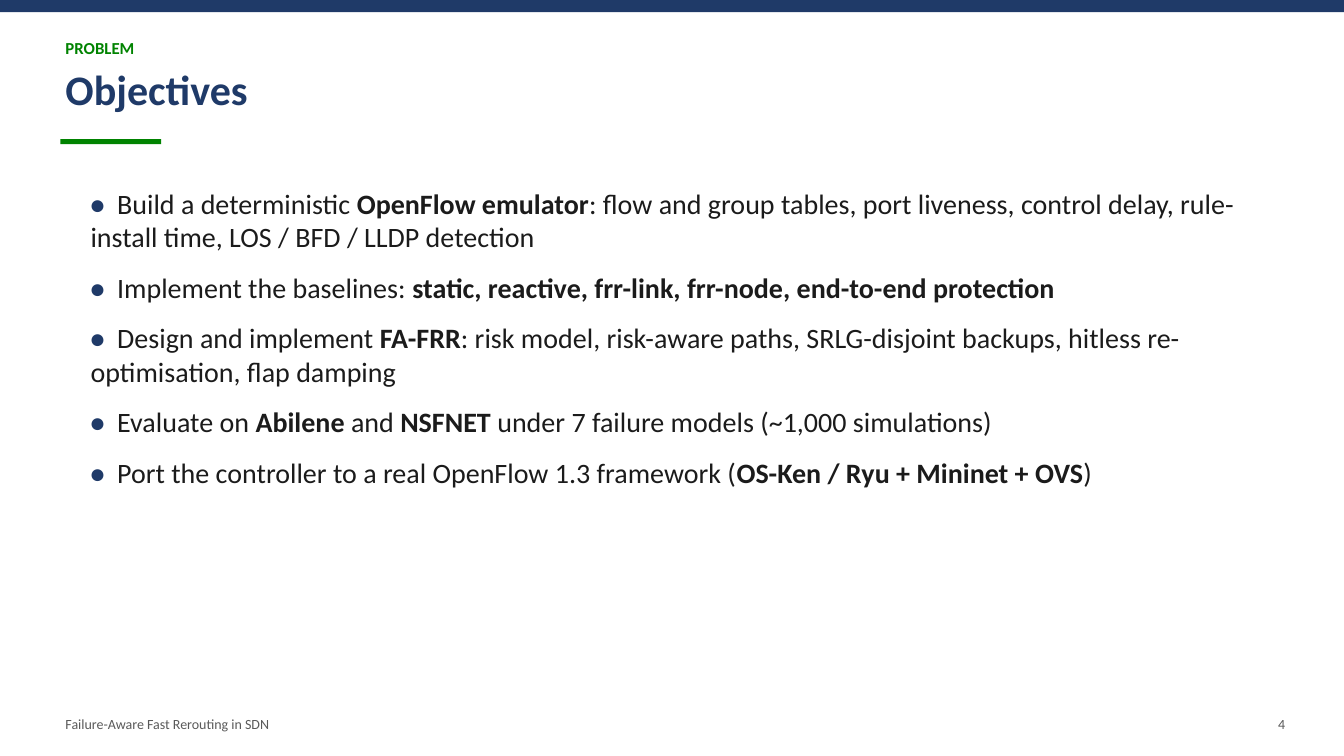
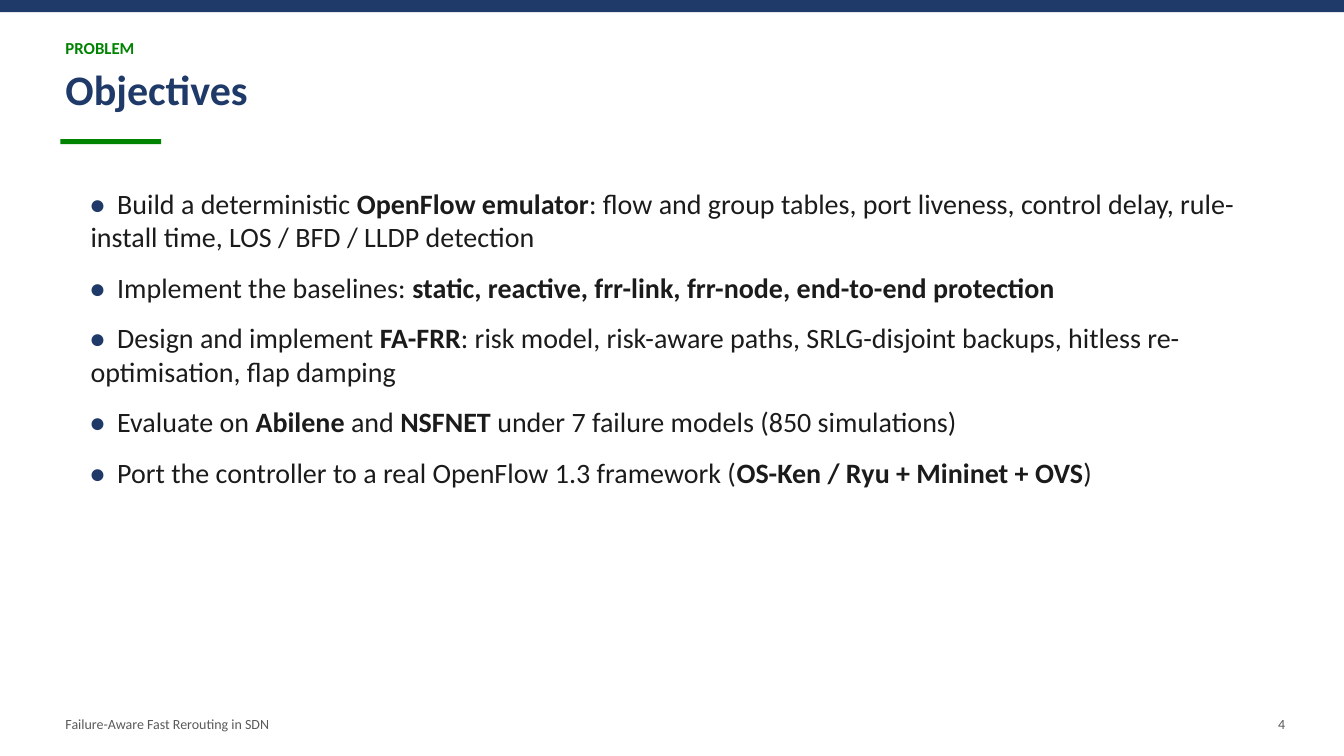
Before and after one commit to Mayank-8127/sdn_project, a slide deck: slide 4 of docs/report/FA-FRR_Presentation.pptx. Drawn at 1344x756 pixels with LibreOffice and Linux fonts; fonts in the diff are those of the drawing. Boxes give left, top, right and bottom in pixels: in the first picture for what was removed or moved away, otherwise in the second. Text is boxed around its words. In the diff, an @@ line names an element or a change of style, - is before the commit and + after.

Commit message:
docs: present the final project only; add the IEEE paper PDF
Remove the interim progress report and presentation, the version roadmap
and every reference to version tags. The report's implementation chapter
now describes the code organisation, the simulation count reads 850 to
match the result files, and the IEEE paper PDF is added under paper/.

```diff
--- a/docs/report/FA-FRR_Presentation.pptx
+++ b/docs/report/FA-FRR_Presentation.pptx
@@ text at <box>117,411,957,436</box>: text changed @@
-• Evaluate on Abilene and NSFNET under 7 failure models (~1,000 simulations)
+• Evaluate on Abilene and NSFNET under 7 failure models (850 simulations)
```
Also in this commit, not shown: 15 other slides changed, 1 slide removed, 17 other files.
